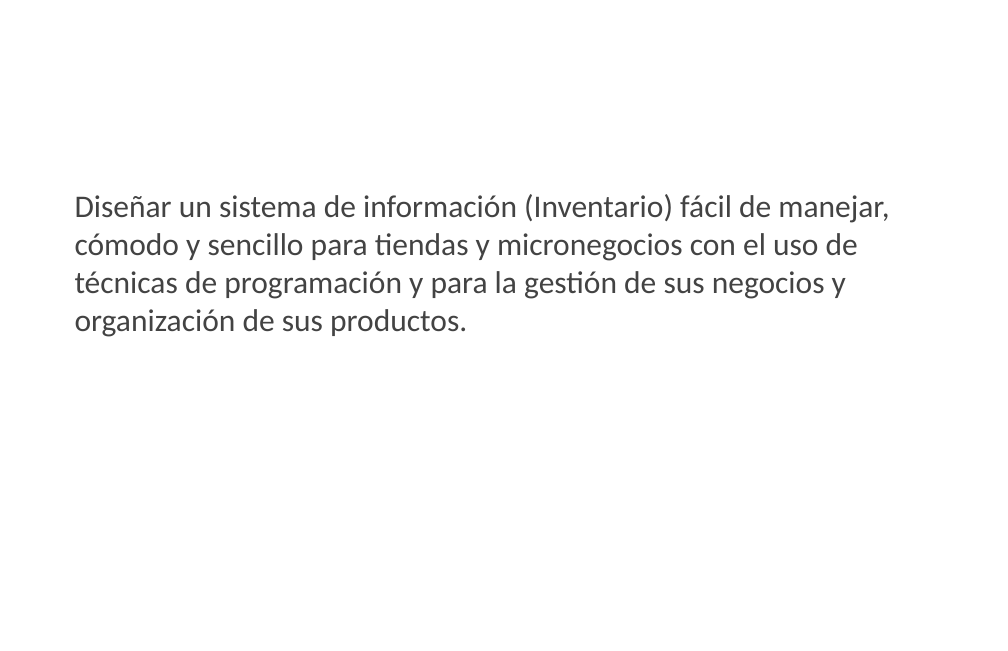
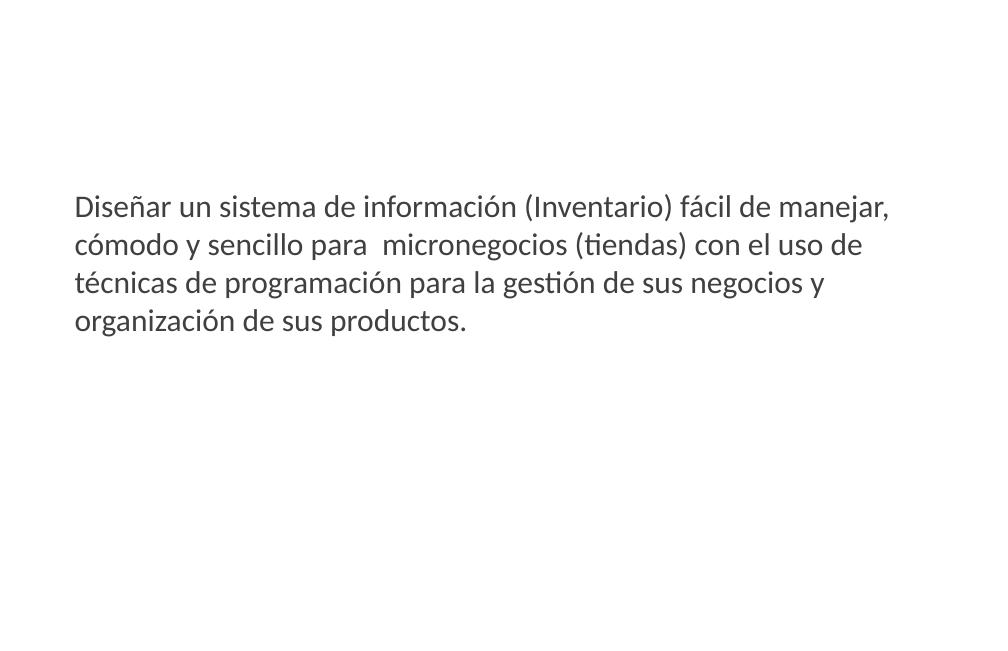
Before and after one commit to juanpa2723/INVENTARIO, a slide deck: slide 6 of Documentacion/Proyecto Inventario (General)/Proyecto Inventario.pptx. Drawn at 1008x651 pixels with LibreOffice and Linux fonts; fonts in the diff are those of the drawing; background and template pictures are left out. Boxes give left, top, right and bottom in pixels: in the first picture for what was removed or moved away, otherwise in the second. Text is boxed around its words. In the diff, an @@ line names an element or a change of style, - is before the commit and + after.

```diff
--- a/Documentacion/Proyecto Inventario (General)/Proyecto Inventario.pptx
+++ b/Documentacion/Proyecto Inventario (General)/Proyecto Inventario.pptx
@@ text at (75, 194, 889, 337): text changed; text colour #434343 to #404040 @@
-Diseñar un sistema de información (Inventario) fácil de manejar, cómodo y sencillo para tiendas y micronegocios con el uso de técnicas de programación y para la gestión de sus negocios y organización de sus productos.
+Diseñar un sistema de información (Inventario) fácil de manejar, cómodo y sencillo para micronegocios (tiendas) con el uso de técnicas de programación para la gestión de sus negocios y organización de sus productos.
```
Also in this commit, not shown: 6 other slides changed.
